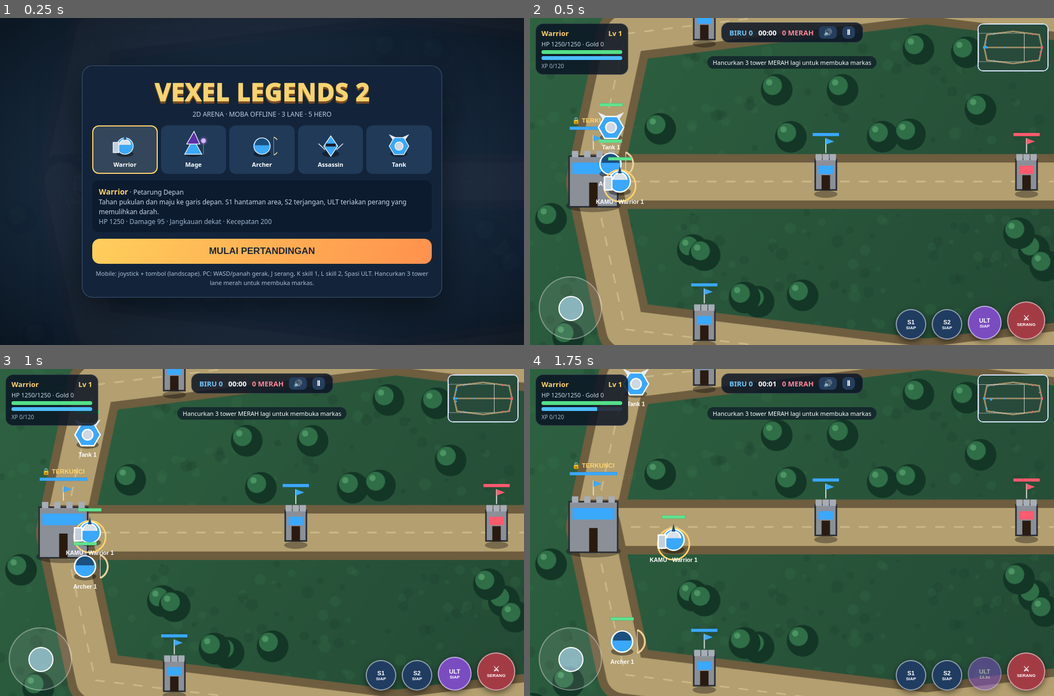
Above: before the commit, frames 1-4 (two rows, left to right).
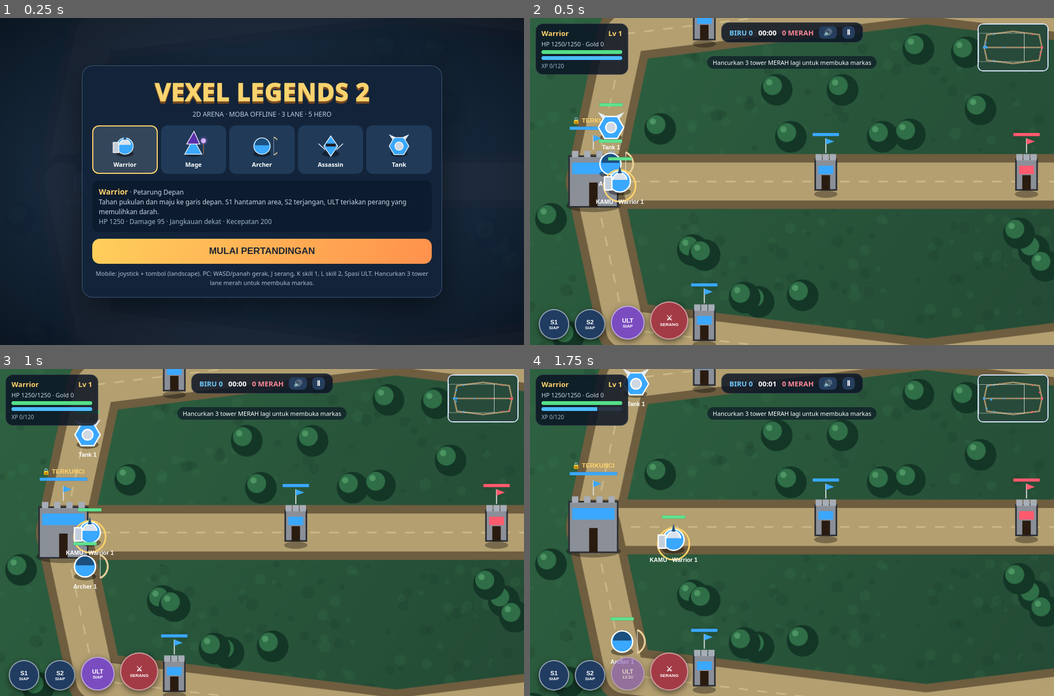
Above: after the commit, the same moments.

Repository: vexelkang-cell/gamepai
Game: browser game, page games/vexel-legend-2-arena/index.html
Two runs of this game, one before a commit and one after it. Both use one fixed random seed, a clock stepped at 60 frames per second and the inputs below.
Inputs (mouse positions are in pixels of both pictures, inside the frame that each line leads up to):
- Up to frame 1 (0.25 s): no input
- Up to frame 2 (0.5 s): click "MULAI PERTANDINGAN" at 0.27 s
- Up to frame 3 (1 s): no input
- Up to frame 4 (1.75 s): hold Right 1.03-1.53 s; click (792, 565) at 1.07 s; tap Space at 1.1, 1.6 s; hold Down from 1.58 s (still down); click (687, 499) at 1.67 s

Frame 1 is identical in both runs. In frame 2, 5.1% of the frame differs, in the area x 1-99%, y 79-100%; in frame 3, 5.1%; in frame 4, 5.0%.

Commit message:
Make mobile joystick floating and finger-position flexible

Diff:
--- a/games/vexel-legend-2-arena/index.html
+++ b/games/vexel-legend-2-arena/index.html
@@ -19,8 +19,9 @@
 #hint{position:absolute;top:70px;left:50%;transform:translateX(-50%);font-size:11px;background:#0b1425a8;padding:4px 10px;border-radius:20px;white-space:nowrap}
 #pause,#mute{pointer-events:auto;border:0;border-radius:8px;background:#263e5d;color:#fff;padding:4px 8px;font-weight:800}
 .controls{position:absolute;left:0;right:0;bottom:max(10px,env(safe-area-inset-bottom));height:150px;display:flex;justify-content:space-between;align-items:flex-end;padding:0 16px}
-.joy{width:116px;height:116px;border-radius:50%;background:#ffffff18;border:2px solid #ffffff55;position:relative;pointer-events:auto;touch-action:none}
-.stick{width:46px;height:46px;border-radius:50%;background:#b9e4ff9c;border:2px solid #fff;position:absolute;left:34px;top:34px}
+.joy{width:116px;height:116px;border-radius:50%;background:#ffffff18;border:2px solid #ffffff55;position:fixed;left:0;top:0;display:none;pointer-events:none;touch-action:none;z-index:4;transform:translate(-50%,-50%)}
+.joy.active{display:block}
+.stick{width:46px;height:46px;border-radius:50%;background:#b9e4ff9c;border:2px solid #fff;position:absolute;left:50%;top:50%;transform:translate(-50%,-50%)}
 .acts{display:flex;align-items:flex-end;gap:10px;pointer-events:auto}
 .act{width:56px;height:56px;border-radius:50%;border:2px solid #ffffff80;background:#203c61;color:#fff;font-weight:900;font-size:11px;touch-action:none;box-shadow:0 4px 12px #0008;pointer-events:auto;transition:opacity .15s}
 .act.atk{width:70px;height:70px;background:#a33b45;font-size:13px}
@@ -47,7 +48,7 @@
 .rotateTitle{font-size:22px;font-weight:1000;color:#ffd36b;margin-bottom:8px}
 .rotateText{font-size:13px;color:#c8d9ea;line-height:1.6;margin-bottom:18px}
 .rotateBtn{width:100%;border:0;border-radius:13px;padding:13px;background:linear-gradient(120deg,#ffcf5b,#ff914d);color:#1d2632;font-weight:900;font-size:15px}
-@media(max-width:600px){#hero{width:128px;font-size:10px}#mini{width:96px;height:66px}#hint{top:60px;font-size:10px}.joy{width:100px;height:100px}.stick{left:30px;top:30px}.act{width:48px;height:48px}.act.atk{wi …(111 unchanged characters)…
+@media(max-width:600px){#hero{width:128px;font-size:10px}#mini{width:96px;height:66px}#hint{top:60px;font-size:10px}.joy{width:100px;height:100px}.stick{left:50%;top:50%}.act{width:48px;height:48px}.act.atk{wi …(111 unchanged characters)…
 </style></head>
 <body>
 <canvas id="game"></canvas>
@@ -436,9 +437,9 @@
 window.addEventListener('orientationchange',updateOrientationGate);
 window.addEventListener('resize',updateOrientationGate);
 updateOrientationGate();
-function openPause(){if(!run)return;paused=true;joy.x=joy.y=0;keys={};$('pause').textContent='▶';$('pauseMenu').classList.remove('hidden')}
+function openPause(){if(!run)return;paused=true;joyEnd();keys={};$('pause').textContent='▶';$('pauseMenu').classList.remove('hidden')}
  function resumeGame(){if(!run)return;paused=false;$('pause').textContent='Ⅱ';$('pauseMenu').classList.add('hidden')}
- function returnToMain(){run=false;paused=false;player=null;joy.x=joy.y=0;keys={};$('pause').textContent='Ⅱ';$('pauseMenu').classList.add('hidden');$('hud').classList.add('hidden');$('result').classList.add('hidden');$('menu').classList.remove('hidden')}
+ function returnToMain(){run=false;paused=false;player=null;joyEnd();keys={};$('pause').textContent='Ⅱ';$('pauseMenu').classList.add('hidden');$('hud').classList.add('hidden');$('result').classList.add('hidden');$('menu').classList.remove('hidden')}
  $('pause').onclick=()=>{if(paused)resumeGame();else openPause()};
  $('resume').onclick=resumeGame;
  $('toMain').onclick=returnToMain;
@@ -446,15 +447,34 @@
 addEventListener('pointerdown',ac);addEventListener('keydown',ac);
 const press=(id,fn)=>$(id).addEventListener('pointerdown',e=>{e.preventDefault();if(run&&!paused)fn()});
 press('s1',()=>cast(player,0));press('s2',()=>cast(player,1));press('s3',()=>cast(player,2));press('atk',doAttack);
-const joyEl=$('joy'),stick=$('stick');let jd=false;
-function joyMove(e){const r=joyEl.getBoundingClientRect(),cx=r.left+r.width/2,cy=r.top+r.height/2;let dx=e.clientX-cx,dy=e.clientY-cy;const l=Math.hypot(dx,dy),m=40;if(l>m){dx=dx/l*m;dy=dy/l*m}joy.x=dx/m;joy.y=dy/m;stick.style.transform=`translate(${dx}px,${dy}px)`}
-joyEl.addEventListener('pointerdown',e=>{jd=true;joyEl.setPointerCapture(e.pointerId);joyMove(e)});
-joyEl.addEventListener('pointermove',e=>{if(jd)joyMove(e)});
-const joyEnd=()=>{jd=false;joy.x=joy.y=0;stick.style.transform=''};
-joyEl.addEventListener('pointerup',joyEnd);joyEl.addEventListener('pointercancel',joyEnd);
+const joyEl=$('joy'),stick=$('stick');let jd=false,joyPointer=null,joyOrigin={x:0,y:0};
+// Floating joystick: sentuh area permainan untuk menentukan pusat joystick baru.
+function joyMove(e){
+ let dx=e.clientX-joyOrigin.x,dy=e.clientY-joyOrigin.y;
+ const l=Math.hypot(dx,dy),m=40;
+ if(l>m){dx=dx/l*m;dy=dy/l*m}
+ joy.x=dx/m;joy.y=dy/m;
+ stick.style.transform=`translate(calc(-50% + ${dx}px),calc(-50% + ${dy}px))`;
+}
+function joyEnd(e){
+ if(e&&joyPointer!==null&&e.pointerId!==joyPointer)return;
+ jd=false;joyPointer=null;joy.x=joy.y=0;
+ joyEl.classList.remove('active');
+ stick.style.transform='translate(-50%,-50%)';
+}
+document.addEventListener('pointerdown',e=>{
+ if(!run||paused||jd)return;
+ if(e.target.closest('button,.panel,#mini,.menu'))return;
+ jd=true;joyPointer=e.pointerId;joyOrigin={x:e.clientX,y:e.clientY};
+ joyEl.style.left=joyOrigin.x+'px';joyEl.style.top=joyOrigin.y+'px';
+ joyEl.classList.add('active');joyMove(e);
+},{passive:true});
+document.addEventListener('pointermove',e=>{if(jd&&e.pointerId===joyPointer)joyMove(e)},{passive:true});
+document.addEventListener('pointerup',joyEnd,{passive:true});
+document.addEventListener('pointercancel',joyEnd,{passive:true});
 addEventListener('keydown',e=>{const k=e.key.toLowerCase();if(k==='escape'&&run){e.preventDefault();if(paused)resumeGam …(197 unchanged characters)…
 addEventListener('keyup',e=>{keys[e.key.toLowerCase()]=false});
-addEventListener('blur',()=>{keys={};joy.x=joy.y=0});
+addEventListener('blur',()=>{keys={};joyEnd();});
 /* ---------- boot ---------- */
 player=mkU('blue',sel,170,500,{isP:true});U=[player];
 function loop(t){const dt=Math.min(.05,(t-last)/1000||1/60);last=t;frameDt=dt;if(run&&!paused)update(dt);if(player)draw();requestAnimationFrame(loop)}
